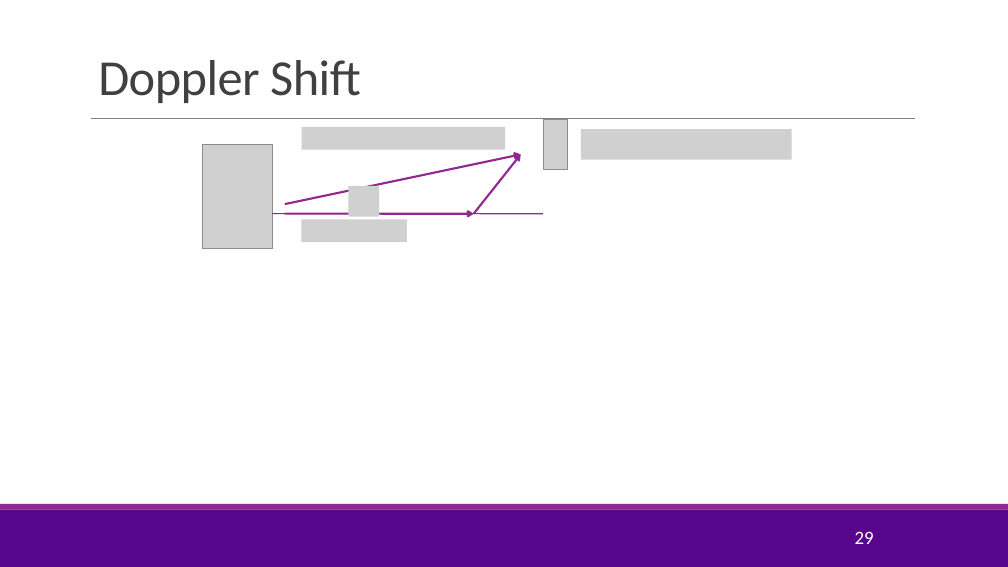
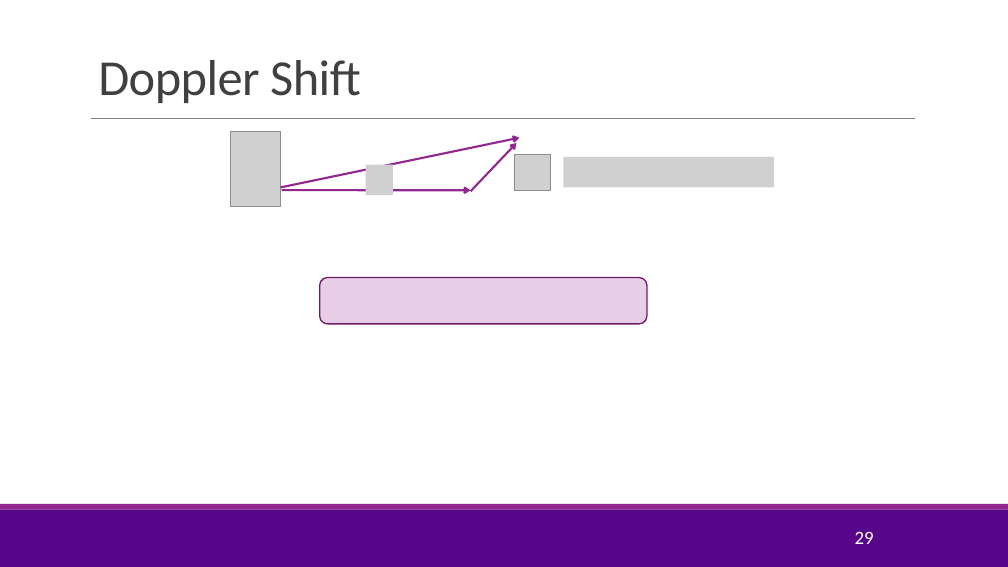
Before and after one commit to sdrangan/wirelesscomm, a slide deck: slide 29 of lectures/Unit03_Fading.pptx. Drawn at 1008x567 pixels with LibreOffice and Linux fonts; fonts in the diff are those of the drawing; grey boxes stand for pictures; background and template pictures are left out. Boxes give left, top, right and bottom in pixels: in the first picture for what was removed or moved away, otherwise in the second. Text is boxed around its words. In the diff, an @@ line names an element or a change of style, - is before the commit and + after.

```diff
--- a/lectures/Unit03_Fading.pptx
+++ b/lectures/Unit03_Fading.pptx
@@ picture removed at <box>543,119,568,170</box> @@
@@ picture: place and size @@
-picture at <box>203,144,272,248</box>
+picture at <box>231,132,281,206</box>
@@ arrow moved from (285, 204) - (521, 154) to (281, 188) - (520, 138) @@
@@ picture removed at <box>302,127,505,150</box> @@
@@ arrow moved from (474, 214) - (521, 154) to (471, 191) - (516, 143) @@
@@ picture removed at <box>581,129,792,160</box> @@
@@ picture added at <box>366,165,393,195</box> @@
@@ picture added at <box>515,154,551,190</box> @@
@@ picture added at <box>563,157,774,187</box> @@
@@ arrow moved from (285, 214) - (474, 214) to (282, 191) - (471, 191) @@
@@ picture removed at <box>349,186,380,216</box> @@
@@ line removed from (272, 214) to (543, 214) @@
@@ picture removed at <box>302,219,408,242</box> @@
@@ rounded rectangle added at <box>320,278,647,324</box>, fill #E8CDE7, outline #6C1D6A 1.25 pt @@
```
Also in this commit, not shown: 15 other slides changed, 13 slides added, 6 slides removed, 11 other files.
